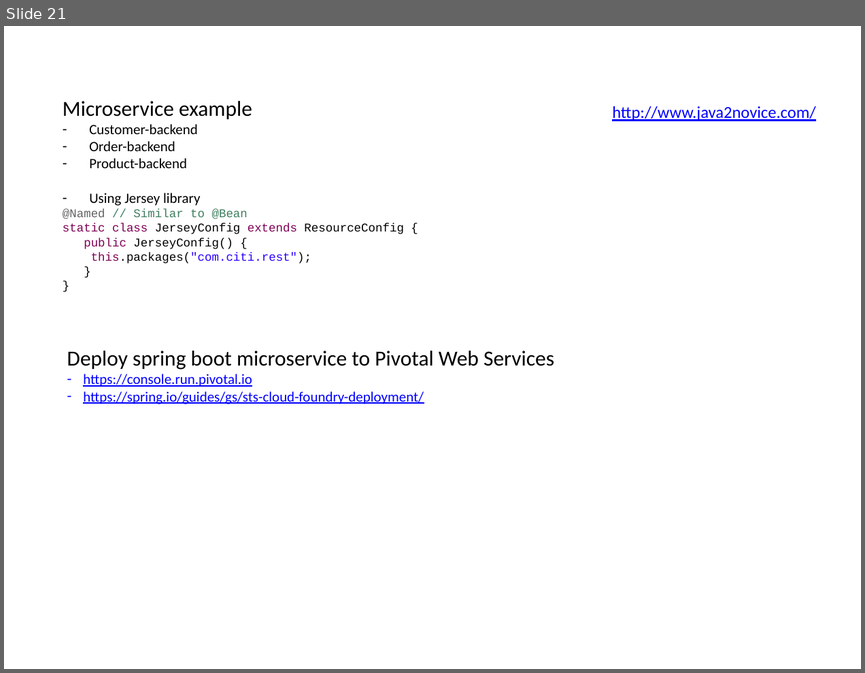
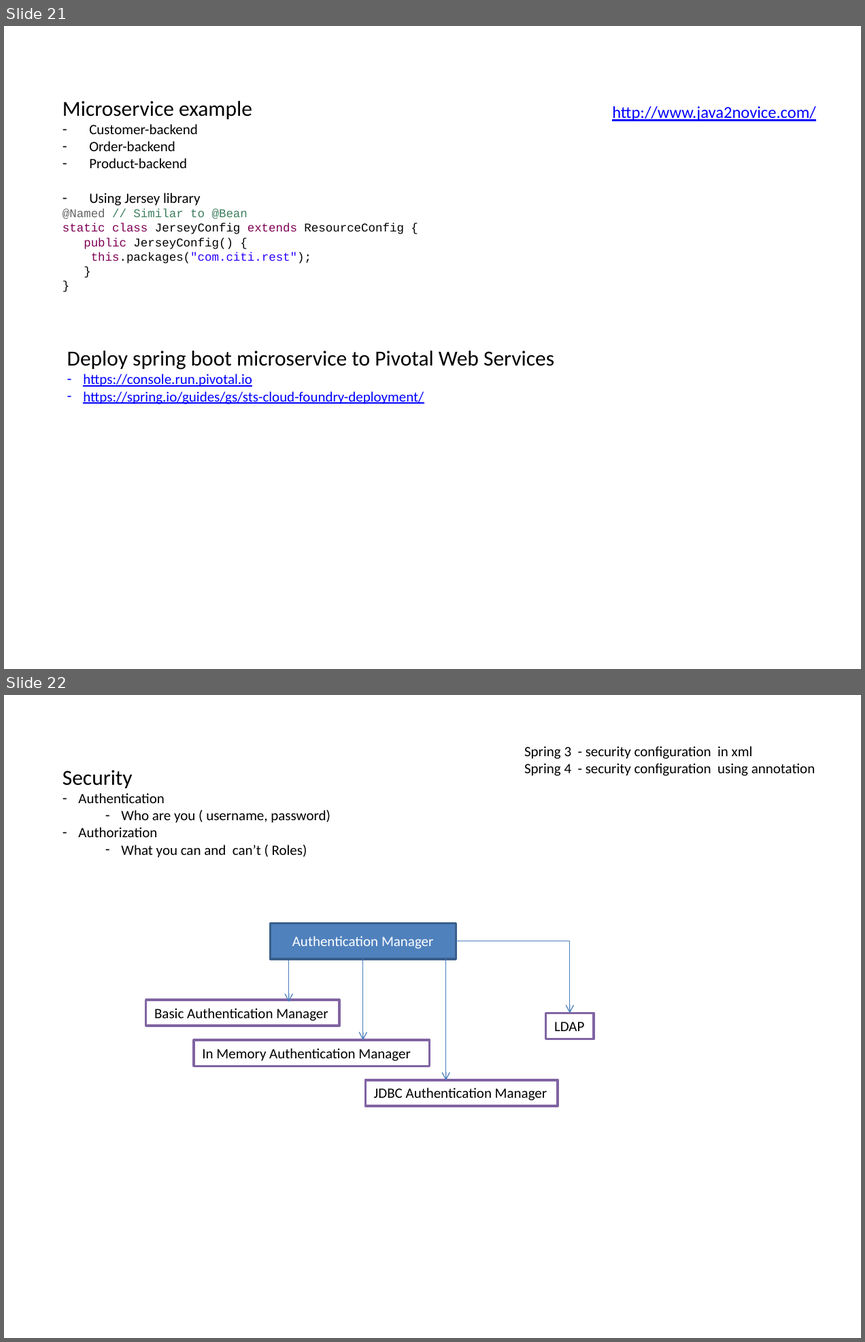
Before and after one commit to mdparthi/SpringBootApplication, a slide deck: info/SpringBootDocumentation.pptx. Shown one above the other, each under a label of ours: slide 21 before the commit, slides 21 and 22 after it. The pictures are 865x673 and 865x1342 pixels, drawn with LibreOffice and Linux fonts; fonts in the diff are those of the drawing. Boxes give left, top, right and bottom in pixels: in the first picture for what was removed or moved away, otherwise in the second. Text is boxed around its words. In the diff, an @@ line names an element or a change of style, - is before the commit and + after.

Commit message:
Updates

```diff
--- a/info/SpringBootDocumentation.pptx
+++ b/info/SpringBootDocumentation.pptx
@@ slide 22 added at [4, 695, 861, 1338], background #FFFFFF @@
@@ text added at [524, 746, 815, 776], 12 pt, text #000000 @@
+Spring 3 - security configuration in xml
+Spring 4 - security configuration using annotation
@@ text added at [62, 770, 330, 858], 12 pt, text #000000 @@
+Security
+– Authentication
+  – Who are you ( username, password)
+– Authorization
+  – What you can and can’t ( Roles)
@@ rectangle added at [271, 923, 456, 959], fill #4F81BD, outline #3A5F8C 2 pt, 12 pt, text #FFFFFF @@
+Authentication Manager
@@ arrow added from (363, 959) to (363, 1040), #4B7EBC 0.75 pt @@
@@ arrow added from (446, 959) to (446, 1080), #4B7EBC 0.75 pt @@
@@ elbow arrow added from (456, 941) to (570, 1013), #4B7EBC 0.75 pt @@
@@ arrow added from (288, 961) to (288, 1002), #4B7EBC 0.75 pt @@
@@ rectangle added at [146, 1000, 340, 1025], fill #FFFFFF, outline #8064A2 2 pt, 12 pt, text #000000 @@
+Basic Authentication Manager
@@ rectangle added at [545, 1013, 594, 1038], fill #FFFFFF, outline #8064A2 2 pt, 12 pt, text #000000 @@
+LDAP
@@ rectangle added at [193, 1040, 429, 1066], fill #FFFFFF, outline #8064A2 2 pt, 12 pt, text #000000 @@
+In Memory Authentication Manager
@@ rectangle added at [366, 1080, 558, 1106], fill #FFFFFF, outline #8064A2 2 pt, 12 pt, text #000000 @@
+JDBC Authentication Manager
```
